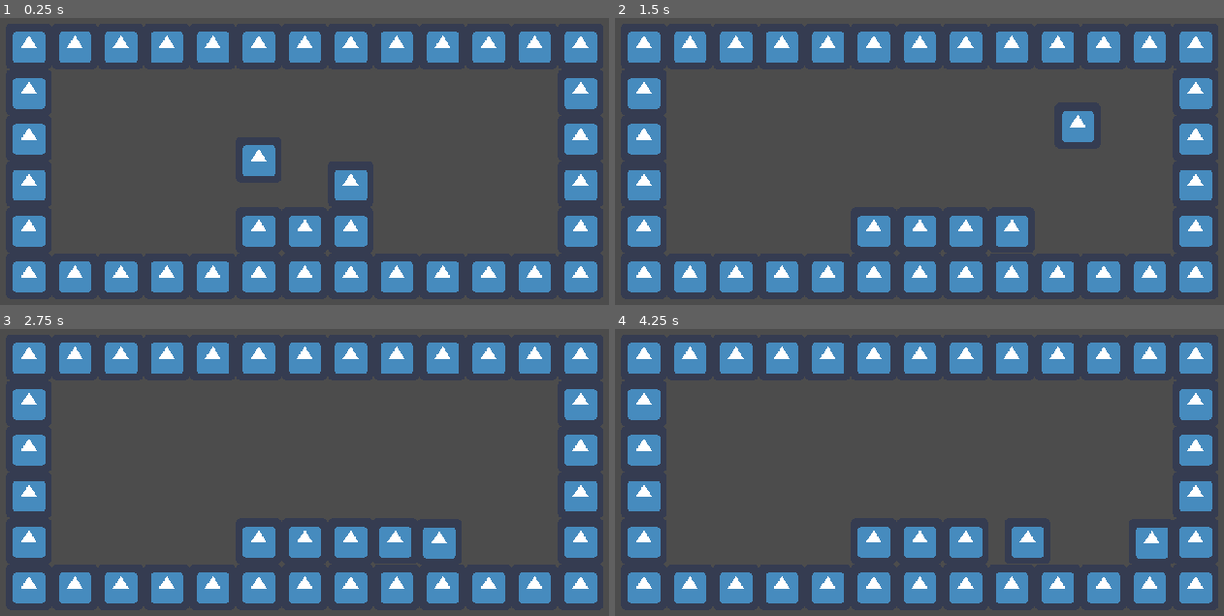
Above: before the commit, frames 1-4 (two rows, left to right).
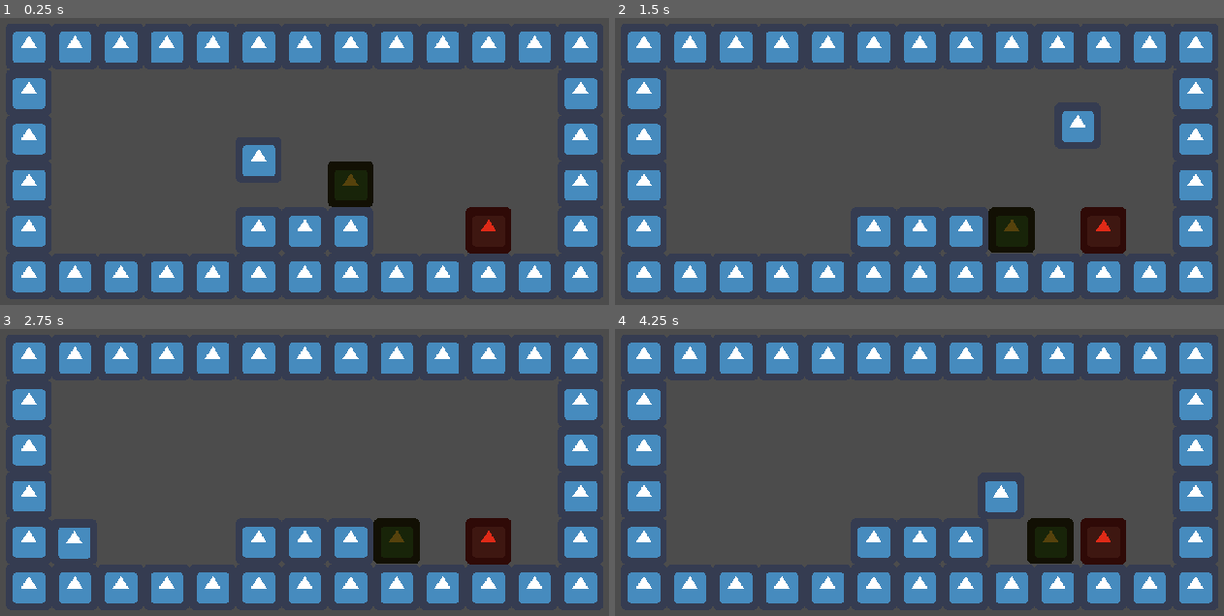
Above: after the commit, the same moments.

Repository: Juankadev/GGJ_2023
Game: Godot game, scene res://MainScene.tscn
The game is run twice, just before and just after one commit, with the same random seed, the same clock (stepped at 60 frames per second) and the same inputs. The engine's default icon, where the game draws it, is replaced by a stand-in: a white triangle on a blue panel in a dark square.
Inputs:
- Up to frame 1 (0.25 s): no input
- Up to frame 2 (1.5 s): hold F (grab) 0.53-1.28 s; hold Right (move_right) from 0.53 s (still down); tap Space (jump) at 0.77 s; tap F (grab) at 1.35 s
- Up to frame 3 (2.75 s): tap Space (jump) at 1.52 s; release Right (move_right) at 2.03 s; hold Left (move_left) from 2.03 s (still down); hold F (grab) from 2.03 s (still down)
- Up to frame 4 (4.25 s): release Left (move_left) at 2.78 s; release F (grab) at 2.78 s; hold Right (move_right) from 2.78 s (still down); tap F (grab) at 2.85 s; tap Space (jump) at 3.02, 3.77 s; hold F (grab) from 3.53 s (still down)

The runs differ from the first frame. In frame 1, 2.4% of the frame differs, in the area x 53-84%, y 50-83%; in frame 2, 2.4%; in frame 3, 3.5%; in frame 4, 3.8%, in the area x 60-91%, y 53-83%.

Commit message:
Add spike.

Diff:
--- a/MainScene.tscn
+++ b/MainScene.tscn
@@ -1,8 +1,9 @@
-[gd_scene load_steps=6 format=2]
+[gd_scene load_steps=7 format=2]
 
 [ext_resource path="res://Player.tscn" type="PackedScene" id=1]
 [ext_resource path="res://icon.png" type="Texture" id=2]
 [ext_resource path="res://box/box.tscn" type="PackedScene" id=3]
+[ext_resource path="res://spikes/Spike.tscn" type="PackedScene" id=4]
 
 [sub_resource type="ConvexPolygonShape2D" id=1]
 points = PoolVector2Array( 64, 64, 0, 64, 0, 0, 64, 0 )
@@ -45,3 +46,9 @@
 
 [node name="Box" parent="." instance=ExtResource( 3 )]
 position = Vector2( 160, -96 )
+
+[node name="Position2D" type="Position2D" parent="."]
+position = Vector2( -128, -128 )
+
+[node name="Spike" parent="." instance=ExtResource( 4 )]
+position = Vector2( 352, -32 )
--- a/box/box.gd
+++ b/box/box.gd
@@ -13,7 +13,6 @@
 
 func _physics_process(delta: float) -> void:
 	if false:
-
 		if can_grab and Input.is_action_pressed("grab"):
 			motion = cached_player.motion
 			motion = move_and_slide(motion, Vector2.UP)
--- a/box/box.tscn
+++ b/box/box.tscn
@@ -13,6 +13,7 @@
 script = ExtResource( 2 )
 
 [node name="Sprite" type="Sprite" parent="."]
+modulate = Color( 0.341176, 0.262745, 0.0509804, 1 )
 texture = ExtResource( 1 )
 
 [node name="CollisionShape2D" type="CollisionShape2D" parent="."]
--- /dev/null
+++ b/spikes/Spike.gd
@@ -0,0 +1,11 @@
+extends Area2D
+
+# Called when the node enters the scene tree for the first time.
+func _ready() -> void:
+	pass # Replace with function body.
+
+
+
+func _on_Spike_body_entered(body: Node) -> void:
+	if body.is_in_group("player"):
+		body.position = $"../Position2D".position
--- /dev/null
+++ b/spikes/Spike.tscn
@@ -0,0 +1,19 @@
+[gd_scene load_steps=4 format=2]
+
+[ext_resource path="res://icon.png" type="Texture" id=1]
+[ext_resource path="res://spikes/Spike.gd" type="Script" id=2]
+
+[sub_resource type="RectangleShape2D" id=1]
+extents = Vector2( 32, 32 )
+
+[node name="Spike" type="Area2D"]
+script = ExtResource( 2 )
+
+[node name="CollisionShape2D" type="CollisionShape2D" parent="."]
+shape = SubResource( 1 )
+
+[node name="Sprite" type="Sprite" parent="."]
+modulate = Color( 0.882353, 0.168627, 0.0941176, 1 )
+texture = ExtResource( 1 )
+
+[connection signal="body_entered" from="." to="." method="_on_Spike_body_entered"]
